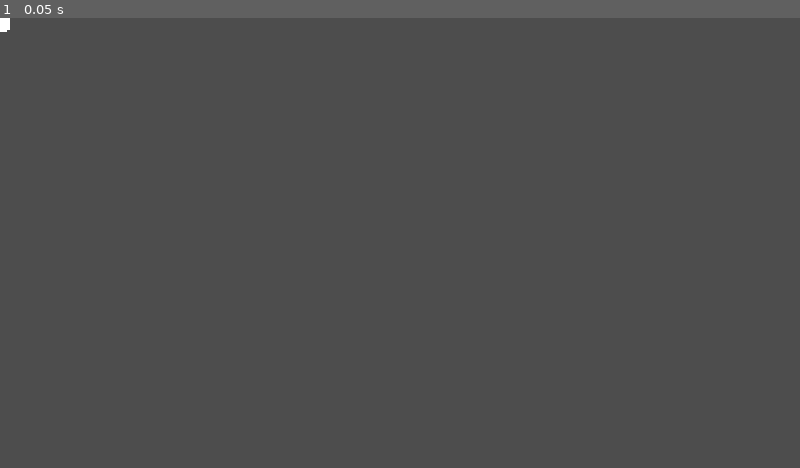
Above: before the commit, frame 1.
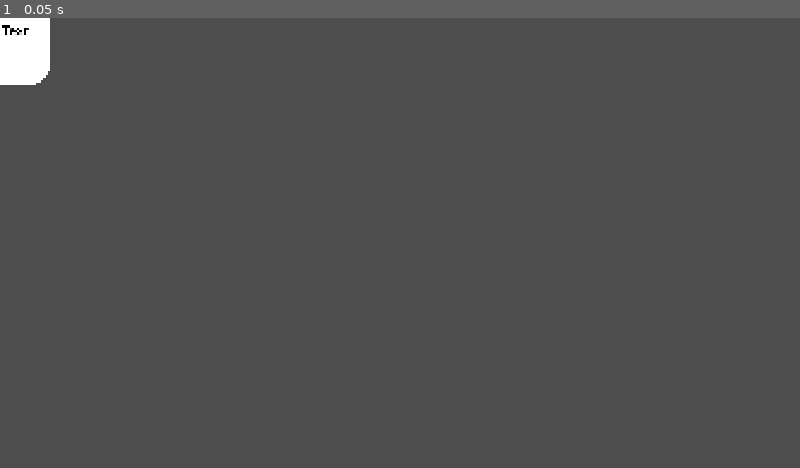
Above: after the commit, the same moment.

Repository: Winter-Aria/SouperSerious
Game: Godot game, scene res://Scenes/Card_Visual.tscn
Two runs of this game, one before a commit and one after it. Both use one fixed random seed, a clock stepped at 60 frames per second and the inputs below. Before the commit the project starts from res://Shitty_Slay_Spire/Card.tscn.
Inputs:
- Up to frame 1 (0.05 s): no input

The runs differ from the first frame. In frame 1, 0.9% of the frame differs, in the area x 0-7%, y 0-15%.

Commit message:
made the battle system work also rearanged the files i guess is shouldnt have done this in one commit oh well

Diff:
--- a/souper-serious-game-jam/Shitty_Slay_Spire/Action.gd
+++ b/souper-serious-game-jam/Cards_And_Actions/Action.gd
@@ -1,6 +1,4 @@
 @abstract class_name Action
 extends Resource
 
-var Parent_Card : Card
-
 @abstract func Take_Action(_world_state : World_State, _card : Card) -> void
--- a/souper-serious-game-jam/Shitty_Slay_Spire/Action/Generic_Damage.gd
+++ b/souper-serious-game-jam/Cards_And_Actions/Action/Generic_Damage.gd
@@ -5,7 +5,7 @@
 
 func Take_Action(_world_state : World_State, _card : Card) -> void:
 	var Damage_Flip_Count : int = GameModifers.Get_Active_Modifer_Count_That_Affect_Card(
-		Parent_Card, GameModifers.Heal_Flip
+		_card, GameModifers.Heal_Flip
 	)
 
 	var Do_Damage_Flip : bool = (
--- a/souper-serious-game-jam/Shitty_Slay_Spire/Card.gd
+++ b/souper-serious-game-jam/Cards_And_Actions/Card.gd
@@ -11,9 +11,19 @@
 	Healing,
 }
 
+enum Applicability
+{
+	Player  = 1 << 0,
+	Hostile = 1 << 1,
+}
+
 @export var Held_Attributes : Array[Atrributes] = []
 @export var Cost : int
 @export var Base_Action : Action
+
+@export_multiline var Description : String = ""
+
+@export_flags("Player", "Hostile") var Applicability_Flags : int = 0
 
 func Take_Cards_Action(_world_state : World_State) -> void:
 	Base_Action.Take_Action(_world_state, self)
@@ -27,3 +37,6 @@
 
 func Has_Attribute(_attribute : Atrributes):
 	return Held_Attributes.has(_attribute)
+
+func Applicable_To_Target(_target_flags : int) -> bool:
+	return _target_flags & Applicability_Flags == _target_flags
--- /dev/null
+++ b/souper-serious-game-jam/Cards_And_Actions/Cards/Red_Damager.tres
@@ -0,0 +1,18 @@
+[gd_resource type="Resource" script_class="Card" format=3 uid="uid://hbkgi6sj1vkc"]
+
+[ext_resource type="Script" uid="uid://5ttbcir0snrr" path="res://Cards_And_Actions/Action/Generic_Damage.gd" id="1_r3nkr"]
+[ext_resource type="Script" uid="uid://6wpcejba1e4h" path="res://Cards_And_Actions/Card.gd" id="2_mv4ii"]
+
+[sub_resource type="Resource" id="Resource_maasq"]
+script = ExtResource("1_r3nkr")
+Damage_Amount = 6
+metadata/_custom_type_script = "uid://5ttbcir0snrr"
+
+[resource]
+script = ExtResource("2_mv4ii")
+Held_Attributes = Array[int]([0, 4])
+Cost = 4
+Base_Action = SubResource("Resource_maasq")
+Description = "Deals 6 Damage. "
+Applicability_Flags = 2
+metadata/_custom_type_script = "uid://6wpcejba1e4h"
--- /dev/null
+++ b/souper-serious-game-jam/Cards_And_Actions/Cards/Red_Healer.tres
@@ -0,0 +1,18 @@
+[gd_resource type="Resource" script_class="Card" format=3 uid="uid://don58r81pvpe5"]
+
+[ext_resource type="Script" uid="uid://cu5v0ou0sbhey" path="res://Cards_And_Actions/Action/Generic_Heal.gd" id="1_p5o83"]
+[ext_resource type="Script" uid="uid://6wpcejba1e4h" path="res://Cards_And_Actions/Card.gd" id="2_maggt"]
+
+[sub_resource type="Resource" id="Resource_p5o83"]
+script = ExtResource("1_p5o83")
+Heal_Amount = 5
+metadata/_custom_type_script = "uid://cu5v0ou0sbhey"
+
+[resource]
+script = ExtResource("2_maggt")
+Held_Attributes = Array[int]([0, 5])
+Cost = 1
+Base_Action = SubResource("Resource_p5o83")
+Description = "Heals 5 HP."
+Applicability_Flags = 1
+metadata/_custom_type_script = "uid://6wpcejba1e4h"
--- /dev/null
+++ b/souper-serious-game-jam/Cards_And_Actions/Cards/Yellow_Healer.tres
@@ -0,0 +1,18 @@
+[gd_resource type="Resource" script_class="Card" format=3 uid="uid://duwt40itidqk5"]
+
+[ext_resource type="Script" uid="uid://cu5v0ou0sbhey" path="res://Cards_And_Actions/Action/Generic_Heal.gd" id="1_hyx3d"]
+[ext_resource type="Script" uid="uid://6wpcejba1e4h" path="res://Cards_And_Actions/Card.gd" id="1_voks4"]
+
+[sub_resource type="Resource" id="Resource_hyx3d"]
+script = ExtResource("1_hyx3d")
+Heal_Amount = 2
+metadata/_custom_type_script = "uid://cu5v0ou0sbhey"
+
+[resource]
+script = ExtResource("1_voks4")
+Held_Attributes = Array[int]([3, 5])
+Cost = 1
+Base_Action = SubResource("Resource_hyx3d")
+Description = "Heals 2 HP."
+Applicability_Flags = 1
+metadata/_custom_type_script = "uid://6wpcejba1e4h"
--- /dev/null
+++ b/souper-serious-game-jam/Scenes/Card_Visual.tscn
@@ -0,0 +1,66 @@
+[gd_scene format=3 uid="uid://bkyrueo3rb3e0"]
+
+[ext_resource type="Script" uid="uid://d3h2dm1205w7g" path="res://Scripts/Battle_System/Card_Visual.gd" id="1_25bqn"]
+
+[sub_resource type="StyleBoxEmpty" id="StyleBoxEmpty_67n6w"]
+
+[sub_resource type="StyleBoxEmpty" id="StyleBoxEmpty_33s4q"]
+
+[sub_resource type="StyleBoxEmpty" id="StyleBoxEmpty_vvw6x"]
+
+[node name="Card_Visual" type="Node2D" unique_id=1004147954]
+texture_filter = 1
+scale = Vector2(0.5, 0.5)
+script = ExtResource("1_25bqn")
+
+[node name="Polygon2D" type="Polygon2D" parent="." unique_id=1859199112]
+scale = Vector2(10, 10)
+polygon = PackedVector2Array(-16, 32, 16, 32, 20, 30, 22, 28, 24, 24, 24, -24, 22, -28, 20, -30, 16, -32, -16, -32, -20, -30, -22, -28, -24, -24, -24, 24, -22, 28, -20, 30)
+
+[node name="Control" type="Button" parent="." unique_id=1350125753]
+offset_left = -240.0
+offset_top = -320.0
+offset_right = 240.0
+offset_bottom = 320.0
+size_flags_horizontal = 4
+mouse_filter = 1
+theme_override_styles/normal = SubResource("StyleBoxEmpty_67n6w")
+theme_override_styles/pressed = SubResource("StyleBoxEmpty_33s4q")
+theme_override_styles/hover = SubResource("StyleBoxEmpty_vvw6x")
+
+[node name="Cost_Lable" type="Label" parent="Control" unique_id=1891662255]
+layout_mode = 1
+offset_left = 45.0
+offset_top = 18.0
+offset_right = 73.0
+offset_bottom = 85.0
+theme_override_colors/font_color = Color(0, 0, 0, 1)
+theme_override_constants/line_spacing = -4
+theme_override_font_sizes/font_size = 96
+text = "a"
+
+[node name="MarginContainer" type="MarginContainer" parent="Control" unique_id=1970364088]
+layout_mode = 1
+anchors_preset = -1
+anchor_top = 0.497
+anchor_right = 1.0
+anchor_bottom = 1.0
+offset_top = -0.08001709
+grow_horizontal = 2
+grow_vertical = 2
+theme_override_constants/margin_left = 20
+theme_override_constants/margin_top = 20
+theme_override_constants/margin_right = 20
+theme_override_constants/margin_bottom = 20
+
+[node name="Desc_Lable" type="Label" parent="Control/MarginContainer" unique_id=2066177277]
+layout_mode = 2
+size_flags_vertical = 1
+theme_override_colors/font_color = Color(0, 0, 0, 1)
+theme_override_constants/line_spacing = -3
+theme_override_font_sizes/font_size = 60
+text = "Sample Text"
+autowrap_mode = 3
+
+[connection signal="button_down" from="Control" to="." method="_on_control_button_down"]
+[connection signal="button_up" from="Control" to="." method="_on_control_button_up"]
--- a/souper-serious-game-jam/SpinThatWheel.tscn
+++ b/souper-serious-game-jam/Scenes/SpinThatWheel.tscn
@@ -1,7 +1,7 @@
 [gd_scene format=3 uid="uid://cnp5f5hgsntxr"]
 
 [ext_resource type="Texture2D" uid="uid://caa1duor5ipr5" path="res://Art/SpinnerWheel/wheel_spinny.png" id="1_cvt8d"]
-[ext_resource type="Script" uid="uid://crjupgu66lt8a" path="res://wheel_encouter.gd" id="1_kasfk"]
+[ext_resource type="Script" uid="uid://crjupgu66lt8a" path="res://Scripts/wheel_encouter.gd" id="1_kasfk"]
 
 [sub_resource type="AtlasTexture" id="AtlasTexture_cvt8d"]
 atlas = ExtResource("1_cvt8d")
--- /dev/null
+++ b/souper-serious-game-jam/Scenes/battle_scene.tscn
@@ -0,0 +1,55 @@
+[gd_scene format=3 uid="uid://b0h42mh0e2f1d"]
+
+[ext_resource type="Script" uid="uid://cnsmfwf7gnheo" path="res://Scripts/Battle_System/battle_scene.gd" id="1_hdvqd"]
+[ext_resource type="Script" uid="uid://b4g4leyx3ojc6" path="res://Scripts/Battle_System/Mouse_Detector.gd" id="2_anwxn"]
+
+[sub_resource type="RectangleShape2D" id="RectangleShape2D_3lw2f"]
+size = Vector2(330, 265)
+
+[sub_resource type="RectangleShape2D" id="RectangleShape2D_gn0dq"]
+size = Vector2(530, 339)
+
+[node name="Battle_Scene" type="Node2D" unique_id=904420090]
+script = ExtResource("1_hdvqd")
+
+[node name="Camera2D" type="Camera2D" parent="." unique_id=1370114107]
+
+[node name="Card_Holder" type="Node2D" parent="." unique_id=832649868]
+position = Vector2(0, 434)
+
+[node name="Player" type="Node2D" parent="." unique_id=319101816]
+position = Vector2(-665, -9)
+
+[node name="Player_Placeholder" type="Polygon2D" parent="Player" unique_id=879070472]
+color = Color(0.49320003, 0.8, 0.488, 1)
+polygon = PackedVector2Array(-44, -63, -36, -127, -13, -111, 8, -110, 36, -127, 28, -55, 159, -74, 133, -35, 24, -19, 20, 23, 48, 113, 11, 129, -14, 23, -37, 134, -78, 121, -40, 21, -52, -27, -162, -11, -154, -44)
+
+[node name="Area2D" type="Area2D" parent="Player" unique_id=800485139]
+collision_layer = 2147483648
+collision_mask = 0
+script = ExtResource("2_anwxn")
+
+[node name="CollisionShape2D" type="CollisionShape2D" parent="Player/Area2D" unique_id=1978104324]
+position = Vector2(8, 9.5)
+shape = SubResource("RectangleShape2D_3lw2f")
+
+[node name="Enemy" type="Node2D" parent="." unique_id=71026432]
+position = Vector2(608, -29)
+
+[node name="Enemy_Placeholder" type="Polygon2D" parent="Enemy" unique_id=1797873252]
+color = Color(0.4698974, 0.18810302, 0.133113, 1)
+polygon = PackedVector2Array(-259, -9, -90, -51, -48, -120, 104, -110, 125, -21, 213, -8, 269, 39, 265, 75, 184, 92, 140, 36, 48, 76, 31, 141, 111, 177, 73, 205, -34, 162, -17, 102, -84, 110, -112, 166, -227, 141, -281, 104, -157, 64, -166, 20)
+
+[node name="Area2D" type="Area2D" parent="Enemy" unique_id=806813726]
+collision_layer = 2147483648
+collision_mask = 0
+script = ExtResource("2_anwxn")
+
+[node name="CollisionShape2D" type="CollisionShape2D" parent="Enemy/Area2D" unique_id=207144055]
+position = Vector2(-8, 46.5)
+shape = SubResource("RectangleShape2D_gn0dq")
+
+[connection signal="mouse_entered" from="Player/Area2D" to="Player/Area2D" method="_on_mouse_entered"]
+[connection signal="mouse_exited" from="Player/Area2D" to="Player/Area2D" method="_on_mouse_exited"]
+[connection signal="mouse_entered" from="Enemy/Area2D" to="Enemy/Area2D" method="_on_mouse_entered"]
+[connection signal="mouse_exited" from="Enemy/Area2D" to="Enemy/Area2D" method="_on_mouse_exited"]
--- a/souper-serious-game-jam/map_screen.tscn
+++ b/souper-serious-game-jam/Scenes/map_screen.tscn
@@ -1,11 +1,11 @@
 [gd_scene format=3 uid="uid://d36sk75ua45gs"]
 
 [ext_resource type="Script" uid="uid://gjmwm8n1nvex" path="res://Scripts/map_screen.gd" id="1_tkw7f"]
-[ext_resource type="PackedScene" uid="uid://cymt85imc0mp0" path="res://map_node_button.tscn" id="2_wcttb"]
-[ext_resource type="PackedScene" uid="uid://75ivh5op4uy0" path="res://player_marker.tscn" id="3_1qph8"]
-[ext_resource type="PackedScene" uid="uid://cnp5f5hgsntxr" path="res://SpinThatWheel.tscn" id="3_w4cr0"]
-[ext_resource type="Script" uid="uid://bg3utsm30q026" path="res://path_lines.gd" id="4_vmmbu"]
-[ext_resource type="Script" uid="uid://boic3mrdov2g4" path="res://map_camera.gd" id="5_pc8n1"]
+[ext_resource type="PackedScene" uid="uid://cymt85imc0mp0" path="res://Scenes/map_node_button.tscn" id="2_wcttb"]
+[ext_resource type="PackedScene" uid="uid://75ivh5op4uy0" path="res://Scenes/player_marker.tscn" id="3_1qph8"]
+[ext_resource type="PackedScene" uid="uid://cnp5f5hgsntxr" path="res://Scenes/SpinThatWheel.tscn" id="3_w4cr0"]
+[ext_resource type="Script" uid="uid://bg3utsm30q026" path="res://Scripts/path_lines.gd" id="4_vmmbu"]
+[ext_resource type="Script" uid="uid://boic3mrdov2g4" path="res://Scripts/map_camera.gd" id="5_pc8n1"]
 [ext_resource type="Texture2D" uid="uid://o03akv7r11k4" path="res://Art/MapBackground/MapBackground.png" id="6_w4cr0"]
 
 [node name="MapScreen" type="Node2D" unique_id=7276114]
--- /dev/null
+++ b/souper-serious-game-jam/Scripts/Battle_System/Card_Visual.gd
@@ -0,0 +1,32 @@
+class_name Card_Visual
+extends Node2D
+
+signal Card_Being_Held(_card : Card_Visual)
+signal Card_Let_Go(_card : Card_Visual)
+
+@onready var polygon_2d: Polygon2D = $Polygon2D
+@onready var desc_lable: Label = $Control/MarginContainer/Desc_Lable
+@onready var cost_lable: Label = $Control/Cost_Lable
+
+func Set_Visual_Based_Off_Card(_card : Card) -> void:
+	if _card.Has_Attribute(Card.Atrributes.Red):
+		polygon_2d.color = Color.RED
+	if _card.Has_Attribute(Card.Atrributes.Green):
+		polygon_2d.color = Color.GREEN
+	if _card.Has_Attribute(Card.Atrributes.Blue):
+		polygon_2d.color = Color.BLUE
+	if _card.Has_Attribute(Card.Atrributes.Yellow):
+		polygon_2d.color = Color.YELLOW
+
+	desc_lable.set_text(
+		_card.Description
+	)
+	cost_lable.set_text(
+		str(_card.Cost)
+	)
+
+func _on_control_button_down() -> void:
+	Card_Being_Held.emit(self)
+
+func _on_control_button_up() -> void:
+	Card_Let_Go.emit(self)
--- /dev/null
+++ b/souper-serious-game-jam/Scripts/Battle_System/Mouse_Detector.gd
@@ -0,0 +1,12 @@
+extends Area2D
+class_name Mouse_Detector
+
+var Mouse_Within : bool = false
+
+func _on_mouse_entered() -> void:
+	print("a")
+	Mouse_Within = true
+
+func _on_mouse_exited() -> void:
+	print("b")
+	Mouse_Within = false
--- /dev/null
+++ b/souper-serious-game-jam/Scripts/Battle_System/battle_scene.gd
@@ -0,0 +1,117 @@
+class_name Battle_Scene
+extends Node2D
+
+const CARD_SPACING : float = 125
+const CARD_HAND_LERP_SPEED : float = 0.045
+const CARD_DRAGGED_LERP_SPEED : float = 0.17
+
+const CARD_VISUAL = preload("uid://bkyrueo3rb3e0")
+
+const RED_HEALER = preload("uid://don58r81pvpe5")
+const RED_DAMAGER = preload("uid://hbkgi6sj1vkc")
+const YELLOW_HEALER = preload("uid://duwt40itidqk5")
+
+@onready var card_holder: Node2D = $Card_Holder
+
+@onready var Player_Moused: Mouse_Detector = $Player/Area2D
+@onready var Enemy_Moused: Mouse_Detector = $Enemy/Area2D
+
+var Draw_Pile_Cards : Array[Card] = [
+	RED_HEALER.duplicate_deep(), RED_HEALER.duplicate_deep(), RED_HEALER.duplicate_deep(),
+	RED_DAMAGER.duplicate_deep(), RED_DAMAGER.duplicate_deep(), RED_DAMAGER.duplicate_deep(),
+	YELLOW_HEALER.duplicate_deep(), YELLOW_HEALER.duplicate_deep(), YELLOW_HEALER.duplicate_deep()
+]
+
+var Hand : Array[Card] = []
+var Card_Visuals : Array[Card_Visual] = []
+var Hand_Card_To_Visual_Card : Dictionary[Card, Card_Visual] = {}
+
+var Held_Card_Visual : Card_Visual = null
+
+var World := World_State.new()
+
+func _ready() -> void:
+	for i in range(5):
+		Hand.append(Draw_Pile_Cards.pick_random())
+
+	for _card : Card in Hand:
+		var New_Visual : Card_Visual = CARD_VISUAL.instantiate()
+		Card_Visuals.append(New_Visual)
+		card_holder.add_child(New_Visual)
+
+		New_Visual.Card_Being_Held.connect(On_Card_Visual_Picked_Up)
+		New_Visual.Card_Let_Go.connect(On_Card_Visual_Picked_Dropped)
+
+		New_Visual.Set_Visual_Based_Off_Card(_card)
+
+		Hand_Card_To_Visual_Card[_card] = New_Visual
+
+
+func _process(_delta: float) -> void:
+	var card_count : float = Card_Visuals.size()
+	for i in range(0, card_count):
+		var _vis : Card_Visual = Card_Visuals[i]
+
+		var weight : float = float(i) / (card_count-1.0)
+		var width : float = card_count * CARD_SPACING
+
+		var desired_pos_in_bar := Vector2(
+			lerpf(-width/2.0, width/2.0, weight),
+			-sin(weight * PI) * 25.0
+		)
+		var desired_mouse_pos : Vector2 = (
+			get_global_mouse_position() - card_holder.global_position
+		)
+		var desired_angle_in_bar : float = deg_to_rad(
+			(weight - 0.5) * 15.0
+		)
+		var desired_angle_in_hand : float = (
+			0
+		)
+
+		var desired_pos : Vector2
+		var lerp_speed : float
+		var desired_angle : float
+		if Held_Card_Visual == _vis:
+			desired_pos = desired_mouse_pos
+			lerp_speed = CARD_DRAGGED_LERP_SPEED
+			desired_angle = desired_angle_in_hand
+		else:
+			desired_pos = desired_pos_in_bar
+			lerp_speed = CARD_HAND_LERP_SPEED
+			desired_angle = desired_angle_in_bar
+
+		_vis.position = _vis.position.lerp(
+			desired_pos, lerp_speed
+		)
+		_vis.rotation = lerpf(_vis.rotation, desired_angle, 0.05)
+
+func On_Card_Visual_Picked_Up(_card : Card_Visual) -> void:
+	Held_Card_Visual = _card
+
+func On_Card_Visual_Picked_Dropped(_card : Card_Visual) -> void:
+	var _card_hand : Card = Hand_Card_To_Visual_Card.find_key(_card)
+	if attempt_apply_card(_card_hand):
+		_card_hand.Take_Cards_Action(World)
+
+		Remove_Card(_card_hand)
+
+	Held_Card_Visual = null
+
+const Player_Flags : int = Card.Applicability.Player
+const Enemy_Flags : int = Card.Applicability.Hostile
+
+func attempt_apply_card(_card : Card) -> bool:
+	if Player_Moused.Mouse_Within:
+		if _card.Applicable_To_Target(Player_Flags):
+			return true
+	elif Enemy_Moused.Mouse_Within:
+		if _card.Applicable_To_Target(Enemy_Flags):
+			return true
+
+	return false
+
+func Remove_Card(_card : Card) -> void:
+	Hand.erase(_card)
+	Card_Visuals.erase(Hand_Card_To_Visual_Card[_card])
+	Hand_Card_To_Visual_Card.erase(_card)
--- a/souper-serious-game-jam/Shitty_Slay_Spire/Card.tscn
+++ /dev/null
@@ -1,16 +0,0 @@
-[gd_scene format=3 uid="uid://bkyrueo3rb3e0"]
-
-[node name="Card" type="Control" unique_id=1202054413]
-layout_mode = 3
-anchors_preset = 0
-
-[node name="Label" type="Label" parent="." unique_id=407460076]
-layout_mode = 0
-offset_left = -20.0
-offset_top = -26.0
-offset_right = 20.0
-offset_bottom = -3.0
-text = "Text"
-
-[node name="Polygon2D" type="Polygon2D" parent="." unique_id=1859199112]
-polygon = PackedVector2Array(-16, 32, 16, 32, 20, 30, 22, 28, 24, 24, 24, -24, 22, -28, 20, -30, 16, -32, -16, -32, -20, -30, -22, -28, -24, -24, -24, 24, -22, 28, -20, 30)
--- a/souper-serious-game-jam/Shitty_Slay_Spire/Cards/Red_Card.tres
+++ /dev/null
@@ -1,16 +0,0 @@
-[gd_resource type="Resource" script_class="Card" format=3 uid="uid://don58r81pvpe5"]
-
-[ext_resource type="Script" uid="uid://6wpcejba1e4h" path="res://Shitty_Slay_Spire/Card.gd" id="1_6w4s1"]
-[ext_resource type="Script" uid="uid://cu5v0ou0sbhey" path="res://Shitty_Slay_Spire/Action/Generic_Heal.gd" id="1_g7p31"]
-
-[sub_resource type="Resource" id="Resource_g7p31"]
-script = ExtResource("1_g7p31")
-Heal_Amount = 5
-metadata/_custom_type_script = "uid://cu5v0ou0sbhey"
-
-[resource]
-script = ExtResource("1_6w4s1")
-Held_Attributes = Array[int]([0, 5])
-Cost = 3
-Base_Action = SubResource("Resource_g7p31")
-metadata/_custom_type_script = "uid://6wpcejba1e4h"
--- a/souper-serious-game-jam/Shitty_Slay_Spire/Test_Scene.tscn
+++ /dev/null
@@ -1,6 +0,0 @@
-[gd_scene format=3 uid="uid://1gruqtr4e6m3"]
-
-[ext_resource type="Script" uid="uid://bwgsgskih0foy" path="res://Shitty_Slay_Spire/test_scene.gd" id="1_yh8te"]
-
-[node name="TestScene" type="Node2D" unique_id=310610965]
-script = ExtResource("1_yh8te")
--- a/souper-serious-game-jam/Shitty_Slay_Spire/test_scene.gd
+++ /dev/null
@@ -1,13 +0,0 @@
-extends Node2D
-
-const RED_CARD_UID : String = "uid://don58r81pvpe5"
-
-
-
-var World := World_State.new()
-
-var test_card : Card = load(RED_CARD_UID)
-
-func _process(_delta: float) -> void:
-	if Input.is_action_just_pressed("Test2"):
-		test_card.Take_Cards_Action(World)
Renamed: souper-serious-game-jam/Shitty_Slay_Spire/Action.gd.uid -> souper-serious-game-jam/Cards_And_Actions/Action.gd.uid
Renamed: souper-serious-game-jam/Shitty_Slay_Spire/Action/Generic_Damage.gd.uid -> souper-serious-game-jam/Cards_And_Actions/Action/Generic_Damage.gd.uid
Renamed: souper-serious-game-jam/Shitty_Slay_Spire/Action/Generic_Heal.gd -> souper-serious-game-jam/Cards_And_Actions/Action/Generic_Heal.gd
Renamed: souper-serious-game-jam/Shitty_Slay_Spire/Action/Generic_Heal.gd.uid -> souper-serious-game-jam/Cards_And_Actions/Action/Generic_Heal.gd.uid
Renamed: souper-serious-game-jam/Shitty_Slay_Spire/Card.gd.uid -> souper-serious-game-jam/Cards_And_Actions/Card.gd.uid
Renamed: souper-serious-game-jam/map_node_button.tscn -> souper-serious-game-jam/Scenes/map_node_button.tscn
Renamed: souper-serious-game-jam/player_marker.tscn -> souper-serious-game-jam/Scenes/player_marker.tscn
Not shown, added: souper-serious-game-jam/Scripts/Battle_System/Card_Visual.gd.uid
Renamed: souper-serious-game-jam/Shitty_Slay_Spire/Game_Modifers.gd -> souper-serious-game-jam/Scripts/Battle_System/Game_Modifers.gd
Renamed: souper-serious-game-jam/Shitty_Slay_Spire/Game_Modifers.gd.uid -> souper-serious-game-jam/Scripts/Battle_System/Game_Modifers.gd.uid
Not shown, added: souper-serious-game-jam/Scripts/Battle_System/Mouse_Detector.gd.uid
Renamed: souper-serious-game-jam/Shitty_Slay_Spire/World_State.gd -> souper-serious-game-jam/Scripts/Battle_System/World_State.gd
(and 9 more such lines)
